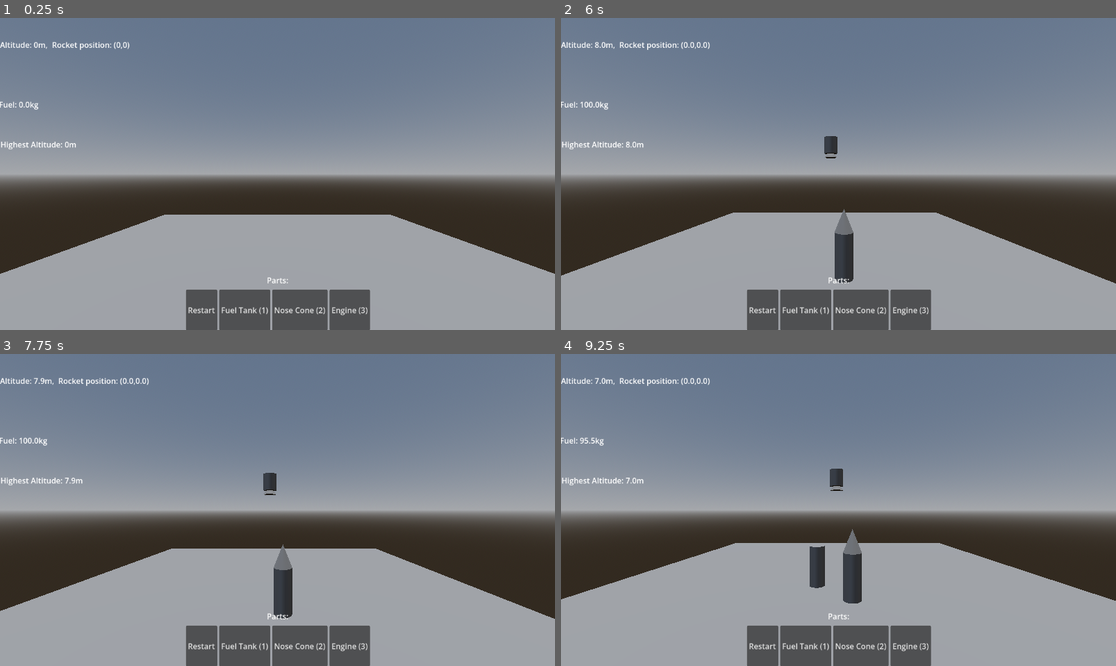
Above: before the commit, frames 1-4 (two rows, left to right).
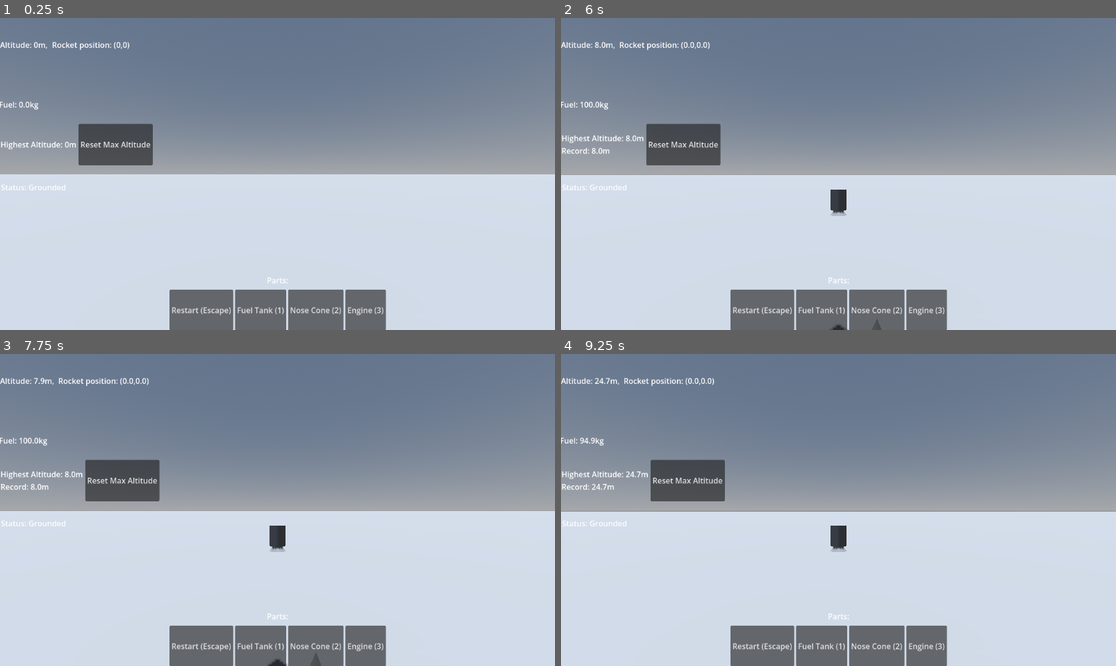
Above: after the commit, the same moments.

Repository: lukeychen6-ship-it/modular-parts-test
Game: Godot game, scene res://RocketBuilder.tscn
The game is run twice, just before and just after one commit, with the same random seed, the same clock (stepped at 60 frames per second) and the same inputs.
Inputs (mouse positions are in pixels of both pictures, inside the frame that each line leads up to):
- Up to frame 1 (0.25 s): no input
- Up to frame 2 (6 s): click "Restart" (after the commit: "Restart (Escape)") at 0.5 s; click (677, 145) at 1.25 s, where only the run after the commit has a clickable "Reset Max Altitude"; click "Restart" (after the commit: "Restart (Escape)") at 2 s; click "Restart" (after the commit: "Restart (Escape)") at 2.75 s; click "Fuel Tank (1)" at 3.5 s; click "Nose Cone (2)" at 4.25 s; click "Engine (3)" at 5 s; tap Enter at 5.75 s; move the mouse to (960, 158) at 5.77 s; hold D (steer_right) from 5.78 s (still down); hold L (launch) from 5.78 s (still down); click (960, 158) at 5.92 s
- Up to frame 3 (7.75 s): release D (steer_right) at 6.5 s; release L (launch) at 6.5 s; click (122, 481) at 6.5 s, where only the run after the commit has a clickable "Reset Max Altitude"; move the mouse to (166, 525) at 7.27 s; hold S (steer_back) from 7.28 s (still down); tap 0 (clear_part) at 7.35 s; click (166, 525) at 7.42 s; tap L (launch) at 7.55 s
- Up to frame 4 (9.25 s): move the mouse to (894, 441) at 8.02 s; release S (steer_back) at 8.03 s; hold D (steer_right) 8.03-8.78 s; hold L (launch) 8.03-8.78 s; click (894, 441) at 8.17 s; move the mouse to (810, 572) at 8.77 s; hold Space (thrust) from 8.78 s (still down); tap 1 (select_1) at 8.85 s; click (810, 572) at 8.92 s; tap L (launch) at 9.05 s

The runs differ from the first frame. In frame 1, 51% of the frame differs, in the area x 0-100%, y 33-100%; in frame 2, 52%; in frame 3, 52%; in frame 4, 52%, in the area x 0-100%, y 7-100%.

Commit message:
Release 8/25

Diff:
--- a/RocketBuilder.tscn
+++ b/RocketBuilder.tscn
@@ -10,12 +10,13 @@
 [ext_resource type="Script" uid="uid://bnbxbjwabfr3b" path="res://altitude_info.gd" id="8_28f8q"]
 [ext_resource type="Script" uid="uid://cvm54wcvqby0h" path="res://max_altitude.gd" id="8_bkwor"]
 [ext_resource type="Script" uid="uid://bmnakol3pyg17" path="res://fuel_info.gd" id="8_s3624"]
+[ext_resource type="Script" uid="uid://jtaxjoebs1em" path="res://rank.gd" id="9_god1e"]
 
 [sub_resource type="BoxShape3D" id="BoxShape3D_7s7gv"]
-size = Vector3(50, 1, 50)
+size = Vector3(10000, 1, 10000)
 
 [sub_resource type="PlaneMesh" id="PlaneMesh_l6gie"]
-size = Vector2(50, 50)
+size = Vector2(10000, 10000)
 
 [sub_resource type="ProceduralSkyMaterial" id="ProceduralSkyMaterial_s3624"]
 
@@ -58,6 +59,7 @@
 
 [node name="DirectionalLight3D" type="DirectionalLight3D" parent="." unique_id=1167938789]
 transform = Transform3D(-1, -8.742278e-08, 0, -3.821371e-15, 4.371139e-08, 1, -8.742278e-08, 1, -4.371139e-08, 0, 16, 0)
+shadow_enabled = true
 
 [node name="BoxContainer" type="BoxContainer" parent="." unique_id=1884986113]
 anchors_preset = -1
@@ -93,6 +95,13 @@
 offset_bottom = 306.0
 script = ExtResource("8_bkwor")
 
+[node name="Rank" type="BoxContainer" parent="." unique_id=100830219]
+offset_left = 2.0
+offset_top = 304.0
+offset_right = 240.0
+offset_bottom = 400.0
+script = ExtResource("9_god1e")
+
 [node name="FuelInfo" type="BoxContainer" parent="." unique_id=102227866]
 offset_left = -2.0
 offset_top = 124.0
--- a/assembly_manager.gd
+++ b/assembly_manager.gd
@@ -23,7 +23,7 @@
 	for part in controller.parts:
 		part.add_to_group("rocket_parts")
 	var restart_button = Button.new()
-	restart_button.text = "Restart"
+	restart_button.text = "Restart (Escape)"
 	restart_button.pressed.connect(_on_restart_pressed)
 
 	# Add to the UI — find your existing BoxContainer
--- a/build_manager.gd
+++ b/build_manager.gd
@@ -128,8 +128,6 @@
 	var best_snap_distance := 9999.0
 	var best_target_port: Marker3D = null
 
-	print("Searching ports. Occupied: ", occupied_ports.size())
-
 	for part in get_tree().get_nodes_in_group("rocket_parts"):
 		if part == ghost_part or not part.has_method("get_attachment_points"):
 			continue
@@ -139,7 +137,6 @@
 				if distance < best_snap_distance:
 					best_snap_distance = distance
 					best_target_port = port
-
 
 
 	if best_target_port and best_snap_distance < snap_threshold:
@@ -157,27 +154,17 @@
 
 	var new_part = selected_part_type.instantiate()
 	new_part.freeze = true
-
-	# FIX: Remove or change these lines so the raycast can hit placed parts!
-	new_part.collision_layer = 1  # Was previously 0
-	new_part.collision_mask = 1   # Was previously 0
-
+	new_part.collision_layer = 1
+	new_part.collision_mask = 1
 	new_part.add_to_group("rocket_parts")
 
-	# Set transform BEFORE add_child so _ready() sees the correct position
 	var target_transform = ghost_part.global_transform
 
 	assembly_manager.add_child(new_part)
-
-	# Use call_deferred so the transform is applied after _ready() finishes
 	new_part.set_deferred("global_transform", target_transform)
 
-	assembly_manager.add_child(new_part)
+	# Remove the duplicate add_child and set_deferred that were here
 
-	# Use call_deferred so the transform is applied after _ready() finishes
-	new_part.set_deferred("global_transform", target_transform)
-
-	# Register with RocketController
 	if assembly_manager.controller:
 		assembly_manager.controller.parts.append(new_part)
 		for child in new_part.get_children():
--- a/engine.gd
+++ b/engine.gd
@@ -4,10 +4,22 @@
 @export var max_thrust: float = 2500.0
 @export var max_gimbal: float = 100.0  # how strongly it steers
 @export var throttle: float = 0.0
+@onready var rocket_controller = get_tree().get_root().find_child("RocketController", true, false)
 
 var steer_direction: Vector2 = Vector2.ZERO  # x = left/right, y = forward/back
 
 @onready var body: RigidBody3D = get_parent()
+func _process(_delta) -> void:
+	if not rocket_controller:
+		return
+
+	if rocket_controller.is_launched:
+		var total_mass: float = 0.0
+		for part in rocket_controller.parts:
+			total_mass += part.mass
+		max_thrust = total_mass * 75
+		max_gimbal = total_mass * 3
+
 
 func apply_thrust() -> void:
 	if throttle <= 0.0:
@@ -24,6 +36,3 @@
 		# Apply at the bottom of the rocket to create rotation
 		var nozzle_pos = global_transform.basis.y * -1.0
 		body.apply_force(gimbal_force, nozzle_pos)
-
-	if Engine.get_frames_drawn() % 60 == 0:
-		print("Thrust applied: ", thrust_force)
--- a/fuel_info.gd
+++ b/fuel_info.gd
@@ -2,8 +2,8 @@
 
 var fuel_label: Label
 var current_fuel: float = 0.0
+var fuel_consumption_rate: float = 0.0
 var fuel_initialized: bool = false
-var fuel_consumption_rate: float = 10.0  # kg per second
 
 @onready var build_manager = get_tree().get_root().find_child("BuildManager", true, false)
 @onready var rocket_controller = get_tree().get_root().find_child("RocketController", true, false)
@@ -17,14 +17,24 @@
 	if not build_manager or not rocket_controller:
 		return
 
-	# Set starting fuel once when launched
+	# Set starting fuel and consumption rate once when launched
 	if rocket_controller.is_launched and not fuel_initialized:
 		current_fuel = build_manager.fuel_tank_count * 100.0
+
+		# Sum the mass of all engine bodies
+		var total_mass: float = 0.0
+		for part in rocket_controller.parts:
+			total_mass += part.mass
+
+		# Heavier engines consume more fuel per second
+		fuel_consumption_rate = total_mass * 0.25
+		print("Fuel consumption rate: ", fuel_consumption_rate, "kg/s")
 		fuel_initialized = true
 
 	# Consume fuel while thrusting
-	if rocket_controller.is_launched and Input.is_action_pressed("thrust"):
-		current_fuel = max(0.0, current_fuel - fuel_consumption_rate * delta)
+	if rocket_controller.is_launched:
+		if Input.is_action_pressed("thrust"):
+			current_fuel = max(0.0, current_fuel - fuel_consumption_rate * delta)
 
 	# Before launch, show full fuel amount
 	if not rocket_controller.is_launched:
--- a/max_altitude.gd
+++ b/max_altitude.gd
@@ -1,19 +1,26 @@
 extends BoxContainer
 
 var max_altitude_label: Label
+@export var max_altitude: float = 0.0
+@export var all_time_max_altitude: float = 0.0
 
-@onready var altitude_info = get_tree().get_root().find_child("AltitudeInfo", true, false)
+const SAVE_PATH = "user://save_data.cfg"
+var config = ConfigFile.new()
+
 @onready var assembly_manager = get_tree().get_root().find_child("AssemblyManager", true, false)
 
-# Called when the node enters the scene tree for the first time.
 func _ready() -> void:
 	max_altitude_label = Label.new()
 	max_altitude_label.text = "Highest Altitude: 0m"
 	add_child(max_altitude_label)
+	load_max_altitude()
 
-# Called every frame. 'delta' is the elapsed time since the previous frame.
-func _process(delta: float) -> void:
-	var max_altitude: float = 0
+	var reset_button = Button.new()
+	reset_button.text = "Reset Max Altitude"
+	reset_button.pressed.connect(reset_record)
+	add_child(reset_button)
+
+func _process(_delta: float) -> void:
 	if not assembly_manager or not assembly_manager.controller:
 		return
 
@@ -24,4 +31,27 @@
 	var elevation: float = engines[0].global_position.y
 	if elevation > max_altitude:
 		max_altitude = elevation
-	max_altitude_label.text = "Highest Altitude: " + str(snappedf(max_altitude, 0.1)) + "m"
+
+	# Check if current run beat the all time record
+	if max_altitude > all_time_max_altitude:
+		all_time_max_altitude = max_altitude
+		save_max_altitude()
+
+	max_altitude_label.text = "Highest Altitude: " + str(snappedf(max_altitude, 0.1)) + "m\nRecord: " + str(snappedf(all_time_max_altitude, 0.1)) + "m"
+
+func save_max_altitude() -> void:
+	config.set_value("stats", "max_altitude", all_time_max_altitude)
+	config.save(SAVE_PATH)
+	print("Saved record altitude: ", all_time_max_altitude)
+
+func load_max_altitude() -> void:
+	var err = config.load(SAVE_PATH)
+	if err == OK:
+		all_time_max_altitude = config.get_value("stats", "max_altitude", 0.0)
+		print("Loaded record altitude: ", all_time_max_altitude)
+	else:
+		print("No save file found, starting fresh")
+
+func reset_record() -> void:
+	all_time_max_altitude = 0.0
+	save_max_altitude()
--- /dev/null
+++ b/rank.gd
@@ -0,0 +1,47 @@
+extends BoxContainer
+var rank_label = Label
+var rank = "Grounded"
+@onready var max_altitude = get_tree().get_root().find_child("MaxAltitude", true, false)
+
+# Rank Explanations:
+# 0m: Grounded
+# 100m: Airbourne
+# 1000m: Alright Rocket
+# 5000m: Experienced Rocket Builder
+# 11582m (38000 ft): Airplane Pilot
+# 13000m: Troposphere Breaker
+# 50000m: Stratosphere Breaker
+# 80000m: Reached Space
+# 100000m: Astronaut
+# 330000m: ISS Member
+
+# Called when the node enters the scene tree for the first time.
+func _ready() -> void:
+	rank_label = Label.new()
+	rank_label.text = "Status: None"
+	add_child(rank_label)
+
+# Called every frame. 'delta' is the elapsed time since the previous frame.
+func _process(delta: float) -> void:
+	check_requirements()
+	rank_label.text = "Status: " + rank
+
+func check_requirements() -> void:
+	if max_altitude.max_altitude > 330000:
+		rank = "Reached the ISS"
+	elif max_altitude.max_altitude > 100000:
+		rank = "Reached 100000 meters"
+	elif max_altitude.max_altitude > 80000:
+		rank = "Reached Space"
+	elif max_altitude.max_altitude > 50000:
+		rank = "Broke the stratosphere"
+	elif max_altitude.max_altitude > 13000:
+		rank = "Reached the stratosphere"
+	elif max_altitude.max_altitude > 11582:
+		rank = "Reached cruising altitude"
+	elif max_altitude.max_altitude > 5000:
+		rank = "High-Flyer"
+	elif max_altitude.max_altitude > 1000:
+		rank = "Getting Somewhere"
+	elif max_altitude.max_altitude > 100:
+		rank = "Airborne"
--- a/rocket_controller.gd
+++ b/rocket_controller.gd
@@ -63,14 +63,14 @@
 
 	# Follow rocket with camera
 	if not parts.is_empty():
-		var rocket_center = Vector3.ZERO
-		for part in parts:
-			rocket_center += part.global_position
-		rocket_center /= parts.size()
-		spring_arm.global_position = rocket_center + Vector3(0, 2.5, 0)
+		var engine_center = Vector3.ZERO
+		for engine in engines:
+			engine_center = engine.global_position
+		spring_arm.global_position = engine_center + Vector3(0, 2.5, 0)
 
-	var main_throttle = 0.0
-	if Input.is_action_pressed("thrust"):
+	var main_throttle = 0
+
+	if Input.is_action_pressed("thrust") and fuel_info.current_fuel > 0:
 		main_throttle = 1.0
 
 	# Read steering input
@@ -92,10 +92,13 @@
 				child.apply_thrust()
 				break
 
+var has_launched := false  # separate from is_launched to track post-launch state
+
 func launch_rocket() -> void:
+	is_launched = true
+	has_launched = true
 	print("Parts count: ", parts.size())
 	print("Engines count: ", engines.size())
-	is_launched = true
 	print("=== ROCKET LAUNCHED - Creating joints ===")
 
 	for part in parts:
@@ -110,6 +113,45 @@
 
 	create_rigid_joints()
 	print("Joints created - rocket should now be connected!")
+	await get_tree().physics_frame
+	for part in parts:
+		if not part.body_entered.is_connected(_on_part_hit_ground):
+			part.contact_monitor = true
+			part.max_contacts_reported = 4
+			part.body_entered.connect(_on_part_hit_ground.bind(part))
+
+func _on_part_hit_ground(body: Node, hitting_part: RigidBody3D) -> void:
+	# Only break apart if we've actually launched and are coming back down
+	if not has_launched or not is_launched:
+		return
+
+	# Check it's the ground we hit, not another rocket part
+	if body.is_in_group("rocket_parts"):
+		return
+
+	# Only trigger if moving downward fast enough (ignore gentle landings)
+	if hitting_part.linear_velocity.y > -5.0:
+		return
+
+	break_apart()
+func break_apart() -> void:
+	if not is_launched:
+		return
+
+	is_launched = false
+	print("💥 Rocket broke apart!")
+
+	# Remove all joints
+	for part in parts:
+		for child in part.get_children():
+			if child is Joint3D:
+				child.queue_free()
+
+	# Unfreeze all parts so they fly apart
+	for part in parts:
+		part.collision_layer = 1
+		part.collision_mask = 1
+		part.set_deferred("freeze", false)
 
 # New function: Connect parts via ports
 func create_rigid_joints() -> void:
Not shown, added: rank.gd.uid
